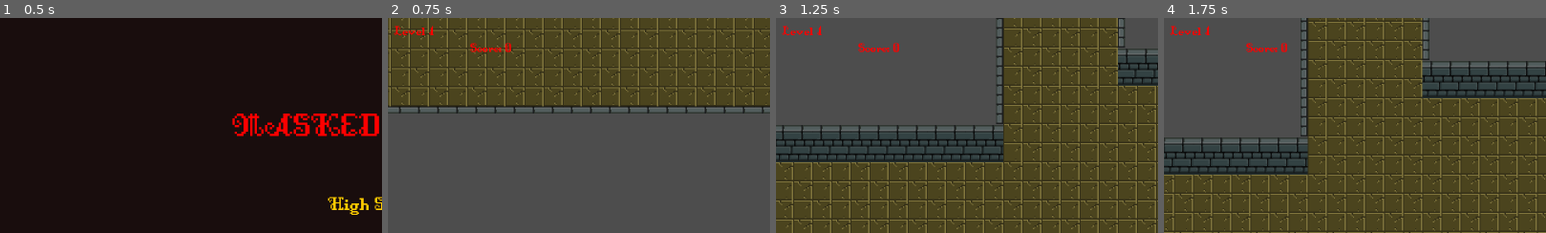
Above: before the commit, frames 1-4 (left to right).
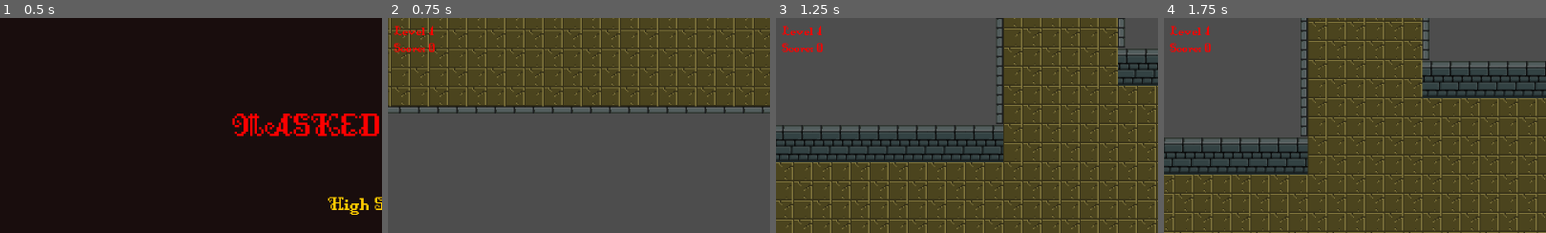
Above: after the commit, the same moments.

Repository: afilipovski/masked-descent
Game: Godot game, scene res://scenes/ui/main_menu.tscn
The game is run twice, just before and just after one commit, with the same random seed, the same clock (stepped at 60 frames per second) and the same inputs.
Inputs:
- Up to frame 1 (0.5 s): no input
- Up to frame 2 (0.75 s): click "PLAY" at 0.5 s
- Up to frame 3 (1.25 s): no input
- Up to frame 4 (1.75 s): tap Enter (ui_accept) at 1.25, 1.52 s; hold D (move_right) from 1.28 s (still down); tap E (Interact) at 1.35 s
The pictures show only the part of the screen within x 0-50%, y 0-50%; the shares and areas given below are measured in that part.

Frame 1 is identical in both runs. In frame 2, 0.4% of the frame differs, in the area x 1-33%, y 11-16%; in frame 3, 0.5%; in frame 4, 0.5%.

Commit message:
Fix alignment of score UI element

Diff:
--- a/scenes/main.tscn
+++ b/scenes/main.tscn
@@ -151,14 +151,10 @@
 script = ExtResource("2_level_ui")
 
 [node name="ScoreLabel" type="Label" parent="UI" unique_id=1034201738]
-anchors_preset = 1
-anchor_left = 1.0
-anchor_right = 1.0
-offset_left = -1142.0
+offset_left = 10.0
 offset_top = 38.0
-offset_right = -1038.0
+offset_right = 148.0
 offset_bottom = 63.0
-grow_horizontal = 0
 theme_override_colors/font_color = Color(1, 0, 0, 1)
 theme_override_fonts/font = ExtResource("2_dungeon_font")
 theme_override_font_sizes/font_size = 24
Not shown: 1 places in scenes/main.tscn that only renumber resources
